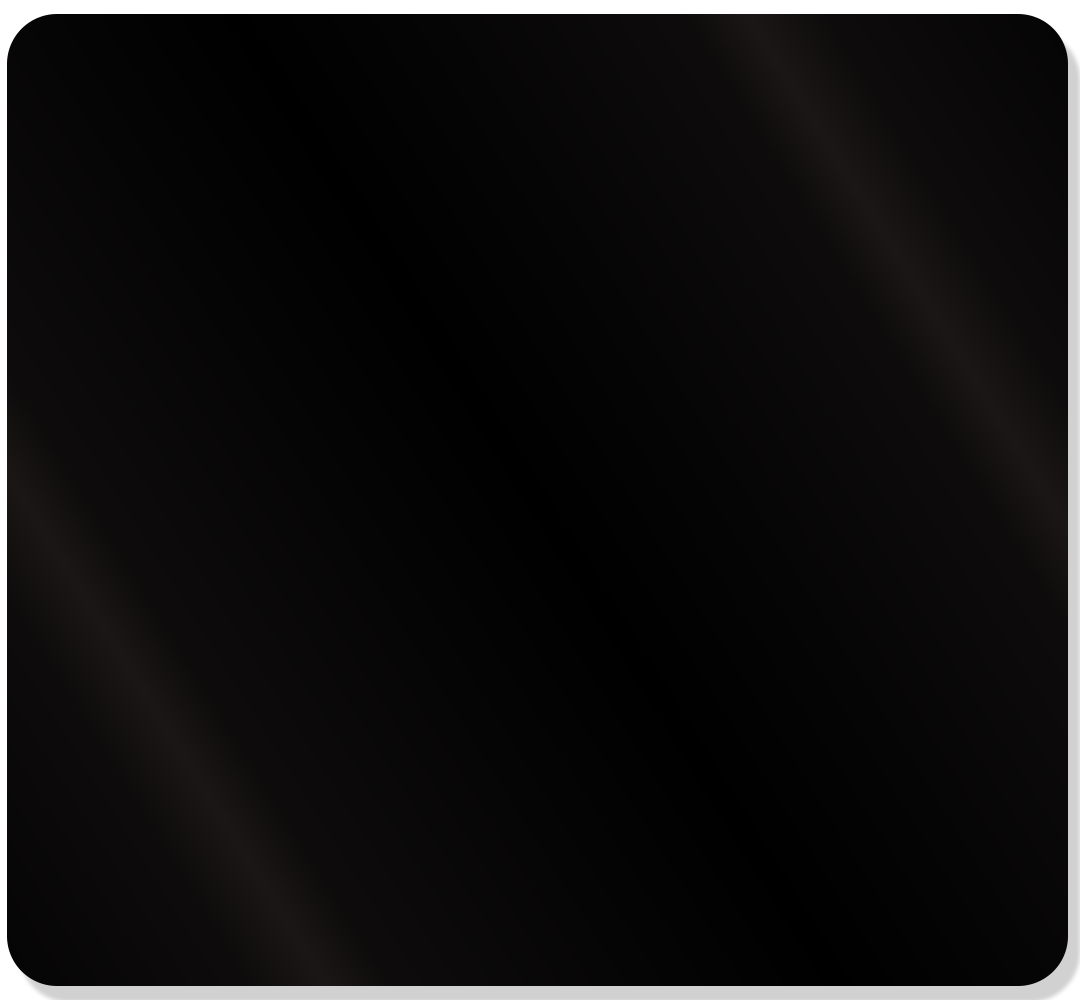
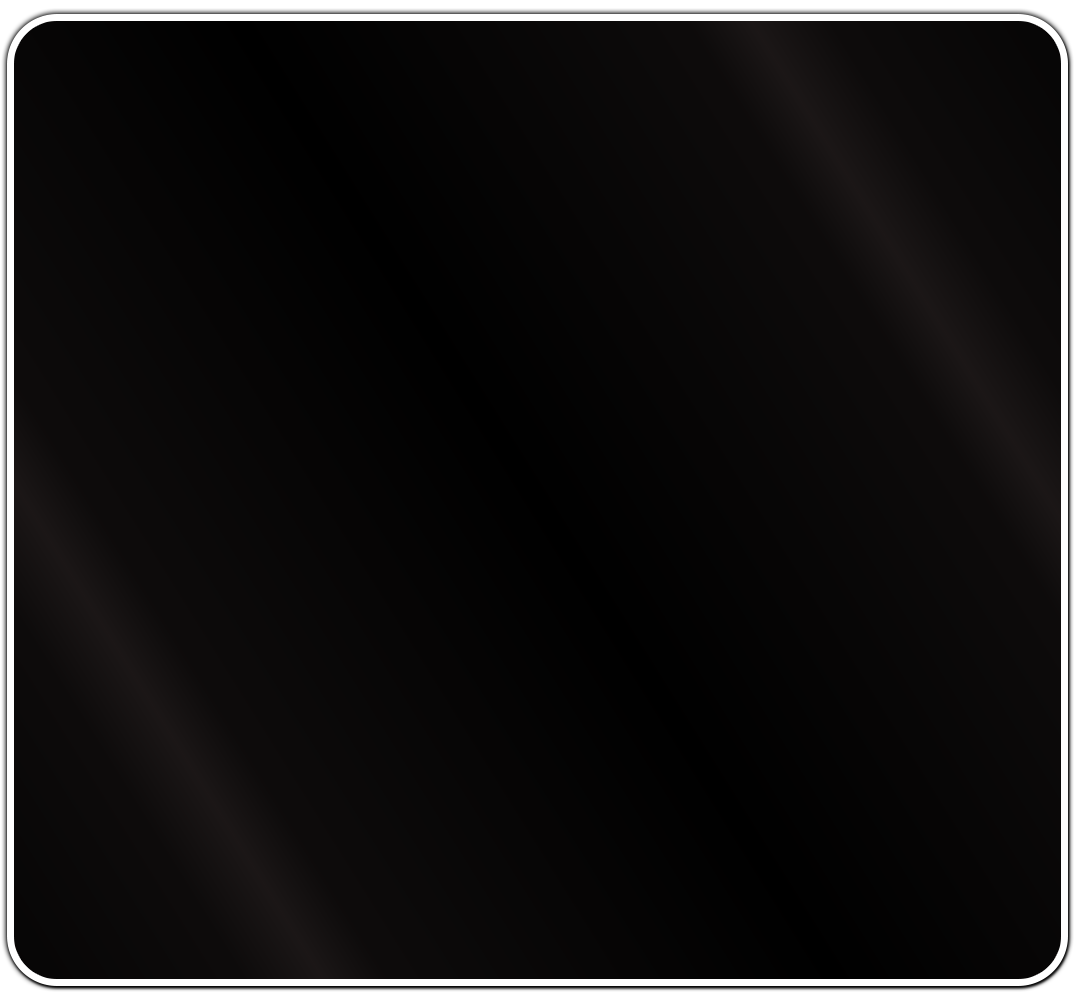
The second w=1080, h=1000 image is a revision of the first. Changes to its layers:
painted on "Rounded Rectangle 1" over [7,14,1068,986]
